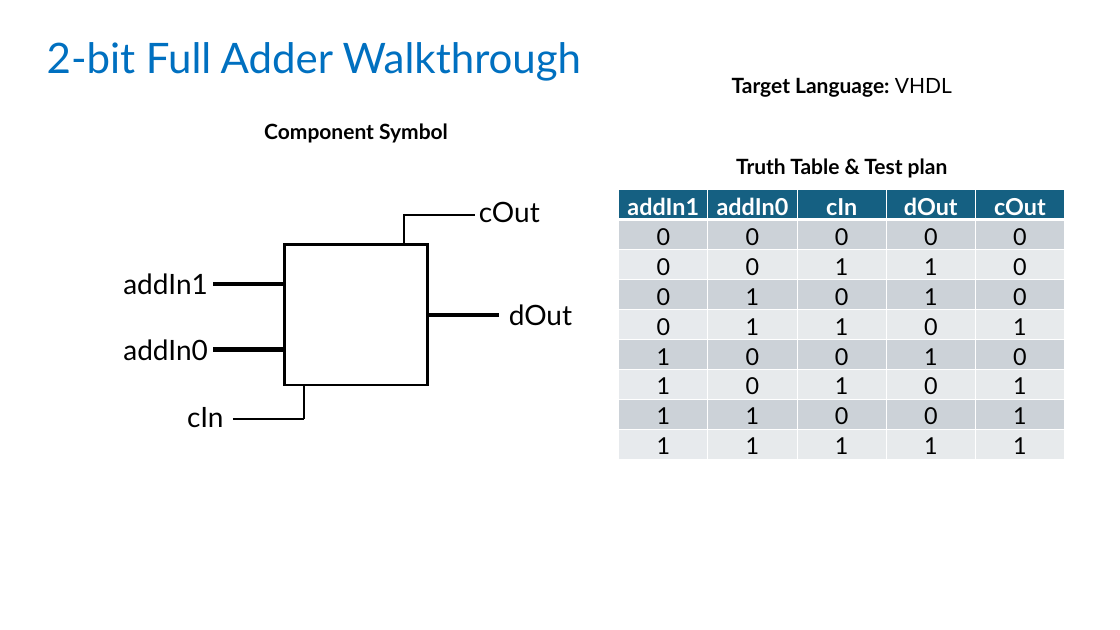
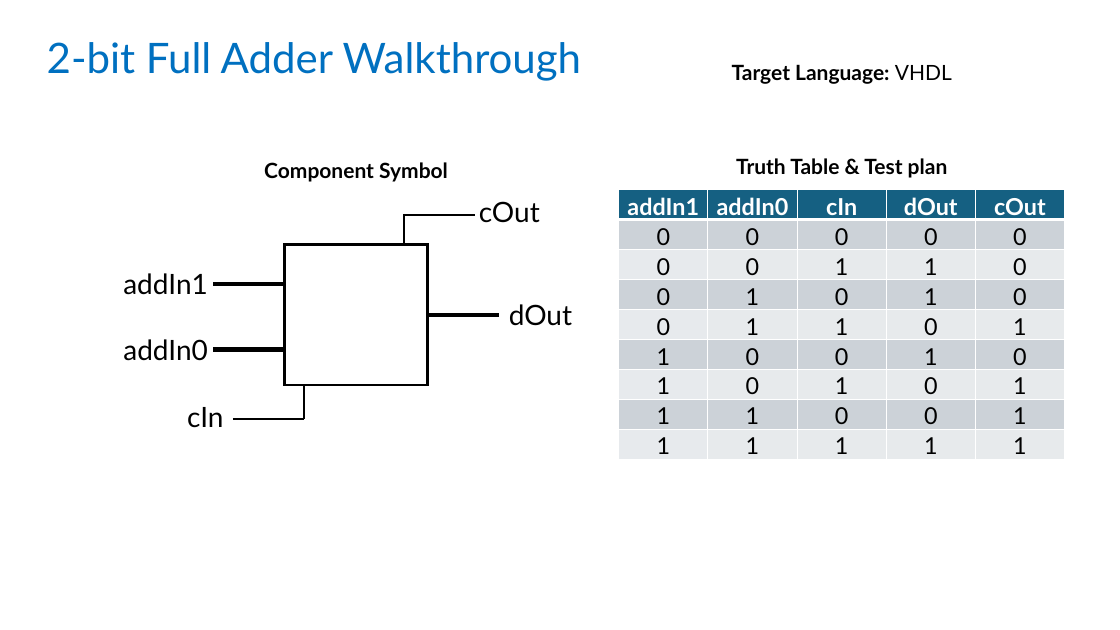
Before and after one commit to Logicademy/PYNQ-SoC-Builder, a slide deck: slide 2 of docs/walkthroughs.pptx. Drawn at 1120x630 pixels with LibreOffice and Linux fonts; fonts in the diff are those of the drawing. Boxes give left, top, right and bottom in pixels: in the first picture for what was removed or moved away, otherwise in the second. Text is boxed around its words. In the diff, an @@ line names an element or a change of style, - is before the commit and + after.

```diff
--- a/docs/walkthroughs.pptx
+++ b/docs/walkthroughs.pptx
@@ text "Target Language: VHDL": place and size @@
-text "Target Language: VHDL" at [732, 77, 952, 97]
+text "Target Language: VHDL" at [732, 64, 952, 84]
@@ text "Component Symbol": place and size @@
-text "Component Symbol" at [264, 123, 448, 143]
+text "Component Symbol" at [264, 162, 448, 182]
```
Also in this commit, not shown: 1 other slide changed, 7 slides added.
